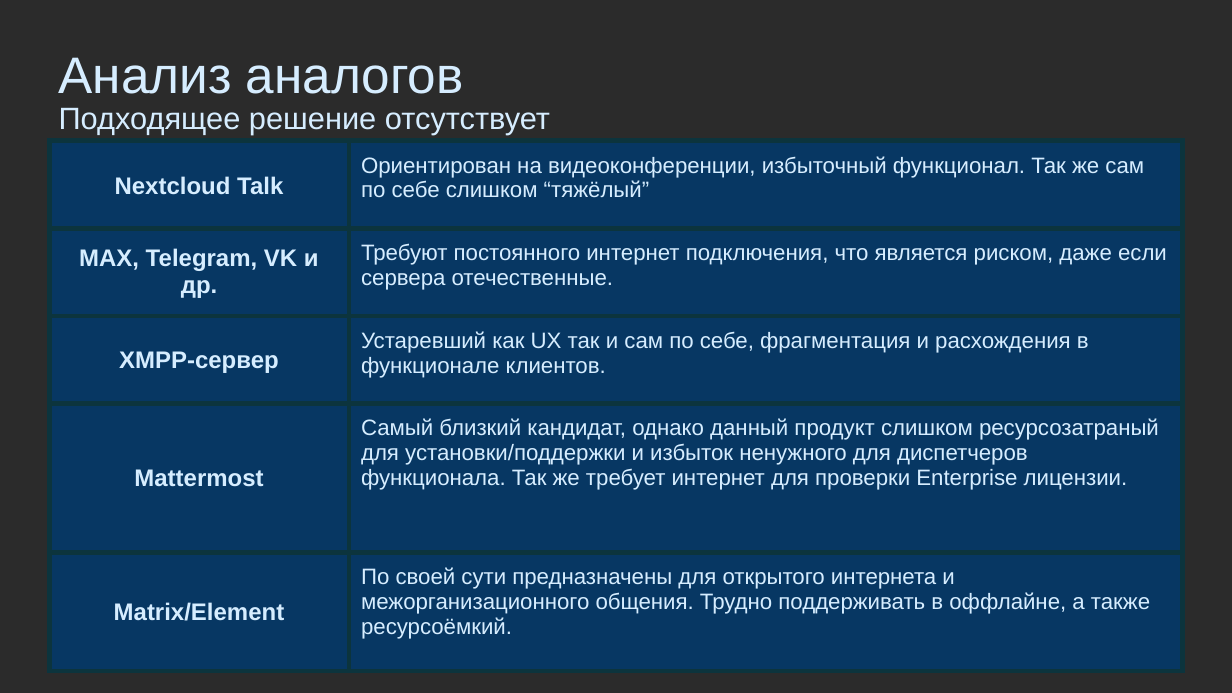
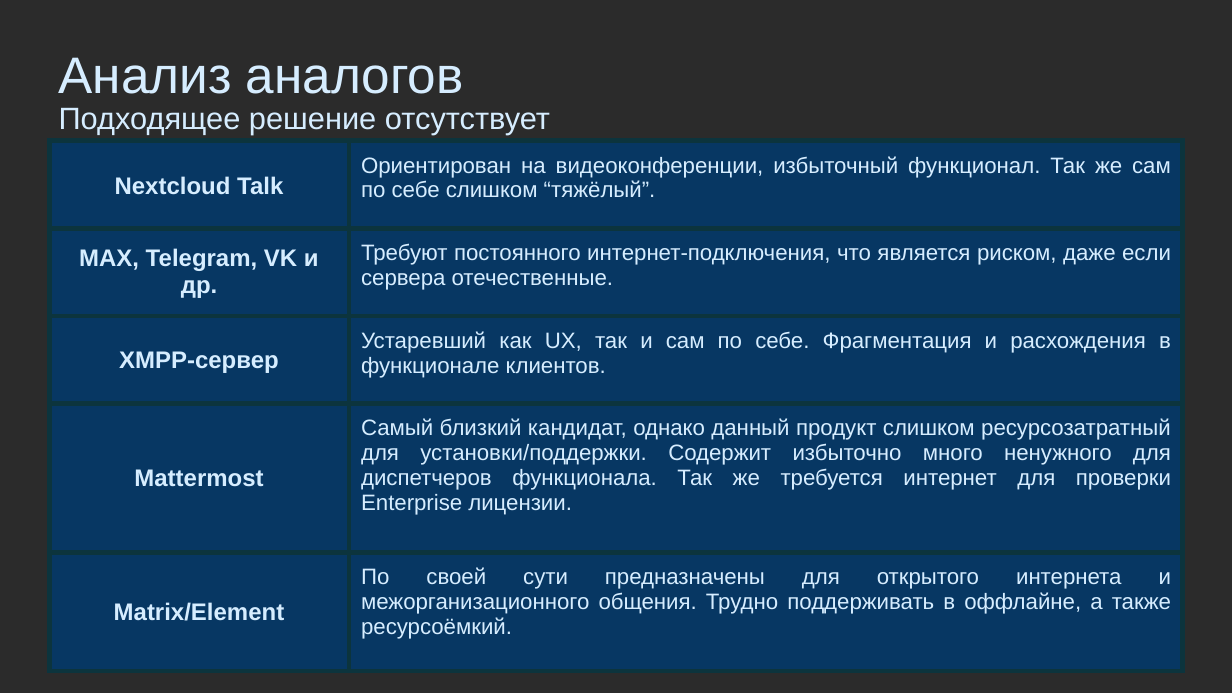
Before and after one commit to finaslo/Cypher-Comm, a slide deck: slide 4 of Презентация_Шифр-Связь.pptx. Drawn at 1232x693 pixels with LibreOffice and Linux fonts; fonts in the diff are those of the drawing; background and template pictures are left out; a plain dark background stands for a picture behind light text. Boxes give left, top, right and bottom in pixels: in the first picture for what was removed or moved away, otherwise in the second. Text is boxed around its words. In the diff, an @@ line names an element or a change of style, - is before the commit and + after.

```diff
--- a/Презентация_Шифр-Связь.pptx
+++ b/Презентация_Шифр-Связь.pptx
@@ table at [49, 140, 1183, 670] @@
-row 1, column 2: Ориентирован на видеоконференции, избыточный функционал. Так же сам по себе слишком “тяжёлый”
+row 1, column 2: Ориентирован на видеоконференции, избыточный функционал. Так же сам по себе слишком “тяжёлый”.
-row 2, column 2: Требуют постоянного интернет подключения, что является риском, даже если сервера отечественные.
+row 2, column 2: Требуют постоянного интернет-подключения, что является риском, даже если сервера отечественные.
-row 3, column 2: Устаревший как UX так и сам по себе, фрагментация и расхождения в функционале клиентов.
+row 3, column 2: Устаревший как UX, так и сам по себе. Фрагментация и расхождения в функционале клиентов.
-row 4, column 2: Самый близкий кандидат, однако данный продукт слишком ресурсозатраный для установки/поддержки и избыток ненужного для диспетчеров функционала. Так же требует интернет для проверки Enterprise лицензии.
+row 4, column 2: Самый близкий кандидат, однако данный продукт слишком ресурсозатратный для установки/поддержки. Содержит избыточно много ненужного для диспетчеров функционала. Так же требуется интернет для проверки Enterprise лицензии.
@@ alignment left to justified @@
```
Also in this commit, not shown: 7 other slides changed.
